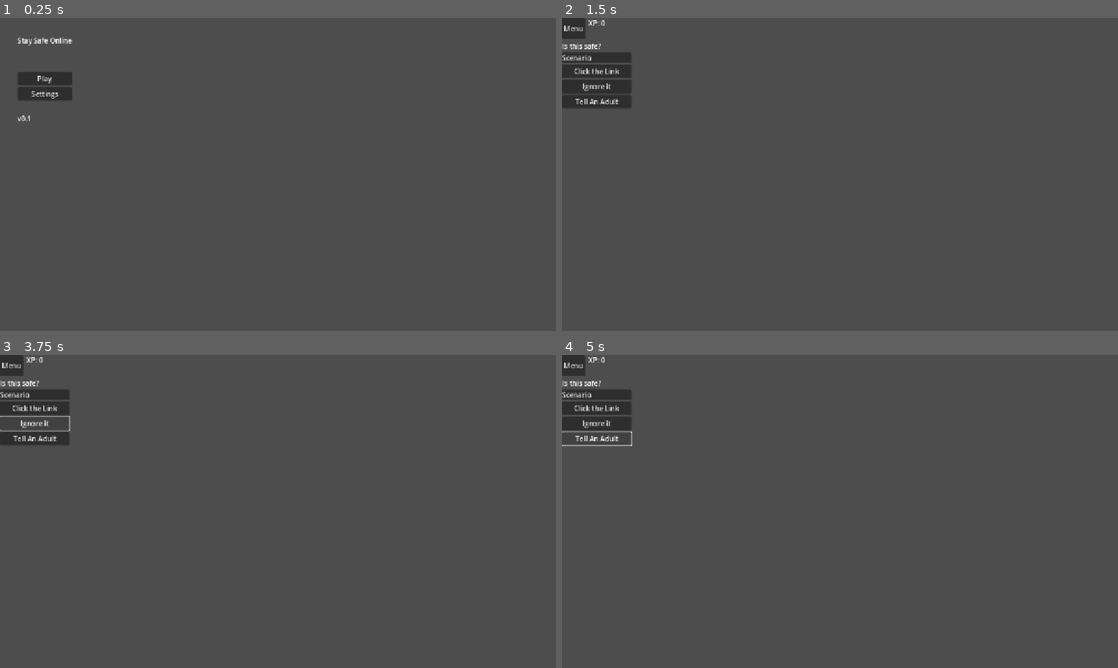
Above: before the commit, frames 1-4 (two rows, left to right).
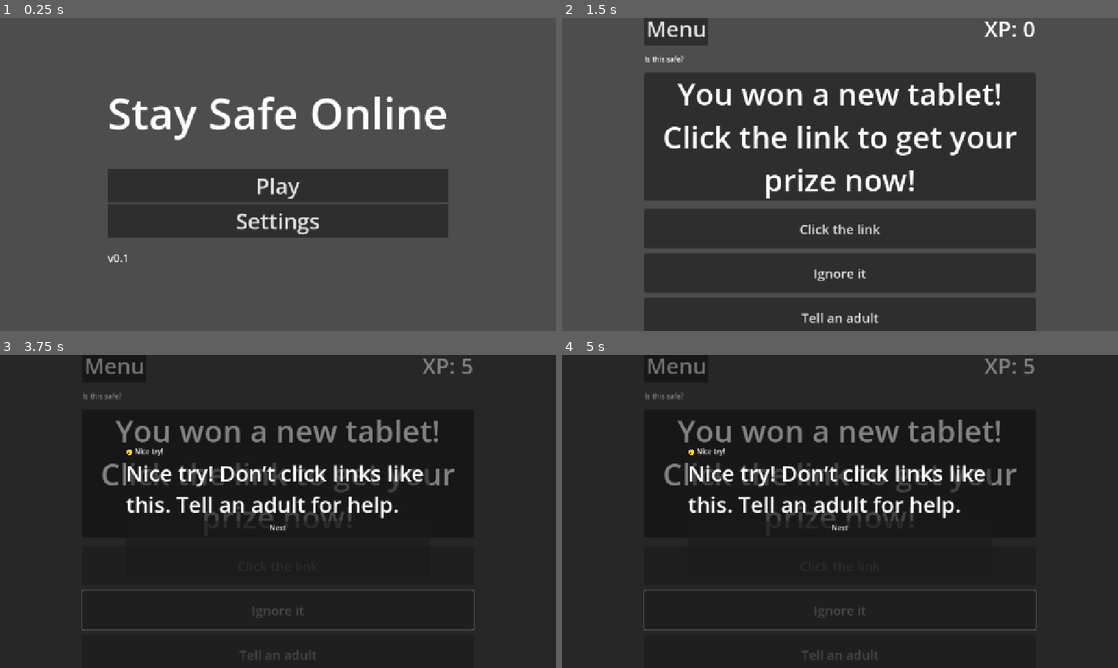
Above: after the commit, the same moments.

Repository: stackedStewart/online-safety-gamified-prototype
Game: Godot game, scene res://scenes/main.tscn
Two runs of this game, one before a commit and one after it. Both use one fixed random seed, a clock stepped at 60 frames per second and the inputs below.
Inputs (mouse positions are in pixels of both pictures, inside the frame that each line leads up to):
- Up to frame 1 (0.25 s): no input
- Up to frame 2 (1.5 s): click "Settings" at 0.5 s; click "Play" at 1.25 s
- Up to frame 3 (3.75 s): click "Menu" at 2 s; click "Play" at 2.75 s; click "Ignore it" at 3.5 s
- Up to frame 4 (5 s): click (595, 439) at 4.25 s, where only the run before the commit has a clickable "Tell An Adult"

The runs differ from the first frame. In frame 1, 16% of the frame differs, in the area x 3-81%, y 6-78%; in frame 2, 56%; in frame 3, 96%; in frame 4, 96%, in the area x 0-100%, y 0-100%.

Commit message:
Day 3: Implemented answer buttons and input handling, created feedback panel and next button

Diff:
--- /dev/null
+++ b/data/scenarios/scenarios.json
@@ -0,0 +1,68 @@
+{
+  "scenarios": [
+	{
+	  "id": "prize_tablet",
+	  "prompt": "You won a new tablet! Click the link to get your prize now!",
+	  "options": ["Click the link", "Ignore it", "Tell an adult"],
+	  "correct_index": 2,
+	  "feedback_correct": "Great job! This message is not safe. Tell an adult if you win a prize you didn’t enter.",
+	  "feedback_wrong": "Nice try! Don’t click links like this. Tell an adult for help."
+	},
+	{
+	  "id": "unknown_friend",
+	  "prompt": "Someone you don’t know says: ‘Hi! Want to be my friend?’",
+	  "options": ["Say hello back", "Ignore it", "Tell an adult"],
+	  "correct_index": 2,
+	  "feedback_correct": "Well done! Tell an adult if someone you don’t know messages you.",
+	  "feedback_wrong": "Nice try! It’s safer to tell an adult if you don’t know the person."
+	},
+	{
+	  "id": "free_coins",
+	  "prompt": "Get FREE game coins! Click here to get lots of rewards!",
+	  "options": ["Click the link", "Ignore it", "Tell an adult"],
+	  "correct_index": 2,
+	  "feedback_correct": "Good choice! Free rewards messages can be tricks. Tell an adult first.",
+	  "feedback_wrong": "Nice try! Free rewards can be a trick. Tell an adult first."
+	},
+	{
+	  "id": "name_age",
+	  "prompt": "What is your name and how old are you? Type it here to play the game.",
+	  "options": ["Type my name", "Ignore it", "Tell an adult"],
+	  "correct_index": 2,
+	  "feedback_correct": "Great job! Don’t share personal info online. Tell an adult if you’re asked.",
+	  "feedback_wrong": "Nice try! Don’t share personal info. Tell an adult if you’re asked."
+	},
+	{
+	  "id": "pretend_teacher",
+	  "prompt": "Hi, I am your teacher. Click this link to see your homework.",
+	  "options": ["Click the link", "Ignore it", "Tell an adult"],
+	  "correct_index": 2,
+	  "feedback_correct": "Well done! Some messages pretend to be someone you know. Check with an adult first.",
+	  "feedback_wrong": "Nice try! It could be fake. Check with an adult first."
+	},
+	{
+	  "id": "virus_warning",
+	  "prompt": "Warning! Your tablet has a virus! Click here now to fix it!",
+	  "options": ["Click the link", "Ignore it", "Tell an adult"],
+	  "correct_index": 2,
+	  "feedback_correct": "Great choice! Scary warnings can be tricks. Tell an adult to help.",
+	  "feedback_wrong": "Nice try! Don’t click scary warnings. Tell an adult to help."
+	},
+	{
+	  "id": "free_stickers",
+	  "prompt": "Click here to get free stickers sent to your house!",
+	  "options": ["Click the link", "Ignore it", "Tell an adult"],
+	  "correct_index": 2,
+	  "feedback_correct": "Good job! Never share your address. Tell an adult to stay safe.",
+	  "feedback_wrong": "Nice try! Never share your address. Tell an adult to stay safe."
+	},
+	{
+	  "id": "where_you_live",
+	  "prompt": "I’m a new kid. Can you tell me where you live?",
+	  "options": ["Tell them", "Ignore it", "Tell an adult"],
+	  "correct_index": 2,
+	  "feedback_correct": "Excellent! Never tell strangers where you live. Tell a trusted adult.",
+	  "feedback_wrong": "Nice try! Never tell strangers where you live. Tell a trusted adult."
+	}
+  ]
+}
--- a/scenes/challenge_shell.gd
+++ b/scenes/challenge_shell.gd
@@ -1,20 +1,126 @@
 extends Control
 
-@onready var back_button = $Margin/Layout/TopBar/BackButton
-@onready var finish_button = $Margin/Layout/Options/OptionAButton  # temporary for testing
-@onready var feedback_overlay = $FeedbackOverlay
+const SCENARIO_PATH := "res://data/scenarios/scenarios.json"
 
-func _ready():
+var scenarios: Array = []
+var current_index: int = 0
+var awaiting_next: bool = false
+
+# --- Page / main UI (now under PageContainer) ---
+@onready var back_button: Button = $PageContainer/Margin/Layout/TopBar/BackButton
+@onready var xp_label: Label = $PageContainer/Margin/Layout/TopBar/XPLabel
+
+@onready var scenario_label: Label = $PageContainer/Margin/Layout/ScenarioCard/ScenarioMargin/ScenarioLabel
+@onready var option_a: Button = $PageContainer/Margin/Layout/Options/OptionAButton
+@onready var option_b: Button = $PageContainer/Margin/Layout/Options/OptionBButton
+@onready var option_c: Button = $PageContainer/Margin/Layout/Options/OptionCButton
+
+# --- Feedback overlay (unchanged) ---
+@onready var overlay: Control = $FeedbackOverlay
+@onready var feedback_title: Label = $FeedbackOverlay/CenterContainer/FeedbackPanel/FeedbackMargin/FeedbackLayout/FeedbackTitle
+@onready var feedback_text: Label = $FeedbackOverlay/CenterContainer/FeedbackPanel/FeedbackMargin/FeedbackLayout/FeedbackText
+@onready var next_button: Button = $FeedbackOverlay/CenterContainer/FeedbackPanel/FeedbackMargin/FeedbackLayout/NextButton
+
+func _ready() -> void:
+	overlay.visible = false
+
 	back_button.pressed.connect(_on_back_pressed)
+	option_a.pressed.connect(func(): _on_option_pressed(0))
+	option_b.pressed.connect(func(): _on_option_pressed(1))
+	option_c.pressed.connect(func(): _on_option_pressed(2))
+	next_button.pressed.connect(_on_next_pressed)
 
-	# TEMP: use first option as a fake "finish" button for now
-	finish_button.pressed.connect(_on_finish_pressed)
+	_load_scenarios()
+	current_index = GameState.current_question_index
+	_show_current()
 
-	feedback_overlay.visible = false
-
-func _on_back_pressed():
+func _on_back_pressed() -> void:
 	get_tree().change_scene_to_file("res://scenes/menu.tscn")
 
-func _on_finish_pressed():
-	# For now, jump straight to results
-	get_tree().change_scene_to_file("res://scenes/results.tscn")
+func _load_scenarios() -> void:
+	var file := FileAccess.open(SCENARIO_PATH, FileAccess.READ)
+	if file == null:
+		push_error("Could not open scenarios file: %s" % SCENARIO_PATH)
+		return
+
+	var text := file.get_as_text()
+	file.close()
+
+	var json := JSON.new()
+	var result := json.parse(text)
+	if result != OK:
+		push_error("JSON parse error at line %d: %s" % [json.get_error_line(), json.get_error_message()])
+		return
+
+	var root = json.data
+	if typeof(root) != TYPE_DICTIONARY or not root.has("scenarios"):
+		push_error("Invalid scenarios JSON format: expected {\"scenarios\": [...]}")
+		return
+
+	scenarios = root["scenarios"]
+
+func _show_current() -> void:
+	if scenarios.is_empty():
+		scenario_label.text = "No scenarios loaded."
+		option_a.disabled = true
+		option_b.disabled = true
+		option_c.disabled = true
+		return
+
+	current_index = clamp(current_index, 0, scenarios.size() - 1)
+	GameState.current_question_index = current_index
+
+	var s: Dictionary = scenarios[current_index]
+
+	scenario_label.text = str(s.get("prompt", ""))
+	var opts: Array = s.get("options", [])
+	option_a.text = str(opts[0]) if opts.size() > 0 else "Option A"
+	option_b.text = str(opts[1]) if opts.size() > 1 else "Option B"
+	option_c.text = str(opts[2]) if opts.size() > 2 else "Option C"
+
+	option_a.disabled = false
+	option_b.disabled = false
+	option_c.disabled = false
+	awaiting_next = false
+
+	_update_xp()
+
+func _update_xp() -> void:
+	xp_label.text = "XP: %d" % GameState.xp
+
+func _on_option_pressed(chosen_index: int) -> void:
+	if awaiting_next:
+		return
+
+	var s: Dictionary = scenarios[current_index]
+	var correct_index: int = int(s.get("correct_index", 0))
+	var is_correct := chosen_index == correct_index
+
+	var correct_msg := str(s.get("feedback_correct", "Well done!"))
+	var wrong_msg := str(s.get("feedback_wrong", "Nice try!"))
+	var feedback := correct_msg if is_correct else wrong_msg
+
+	GameState.apply_answer(is_correct, feedback)
+
+	feedback_title.text = "⭐ Great job!" if is_correct else "🙂 Nice try!"
+	feedback_text.text = feedback
+	overlay.visible = true
+
+	option_a.disabled = true
+	option_b.disabled = true
+	option_c.disabled = true
+	awaiting_next = true
+
+	_update_xp()
+
+func _on_next_pressed() -> void:
+	overlay.visible = false
+
+	current_index += 1
+	GameState.current_question_index = current_index
+
+	if current_index >= scenarios.size():
+		get_tree().change_scene_to_file("res://scenes/results.tscn")
+		return
+
+	_show_current()
--- a/scenes/challenge_shell.tscn
+++ b/scenes/challenge_shell.tscn
@@ -11,62 +11,85 @@
 grow_vertical = 2
 script = ExtResource("1_ueh3a")
 
-[node name="Margin" type="MarginContainer" parent="."]
-layout_mode = 0
-offset_right = 40.0
-offset_bottom = 40.0
+[node name="PageContainer" type="CenterContainer" parent="."]
+layout_mode = 1
+anchors_preset = 15
+anchor_right = 1.0
+anchor_bottom = 1.0
+grow_horizontal = 2
+grow_vertical = 2
 
-[node name="Layout" type="VBoxContainer" parent="Margin"]
+[node name="Margin" type="MarginContainer" parent="PageContainer"]
+custom_minimum_size = Vector2(900, 0)
 layout_mode = 2
 
-[node name="TopBar" type="HBoxContainer" parent="Margin/Layout"]
+[node name="Layout" type="VBoxContainer" parent="PageContainer/Margin"]
 layout_mode = 2
+theme_override_constants/separation = 20
 
-[node name="BackButton" type="Button" parent="Margin/Layout/TopBar"]
+[node name="TopBar" type="HBoxContainer" parent="PageContainer/Margin/Layout"]
 layout_mode = 2
+theme_override_constants/separation = 20
+
+[node name="BackButton" type="Button" parent="PageContainer/Margin/Layout/TopBar"]
+layout_mode = 2
+theme_override_font_sizes/font_size = 50
 text = "Menu"
 
-[node name="TopBarSpacer" type="Control" parent="Margin/Layout/TopBar"]
+[node name="TopBarSpacer" type="Control" parent="PageContainer/Margin/Layout/TopBar"]
 layout_mode = 2
+size_flags_horizontal = 3
 
-[node name="XPLabel" type="Label" parent="Margin/Layout/TopBar"]
+[node name="XPLabel" type="Label" parent="PageContainer/Margin/Layout/TopBar"]
 layout_mode = 2
+theme_override_font_sizes/font_size = 50
 text = "XP: 0
 "
 
-[node name="TitleLabel" type="Label" parent="Margin/Layout"]
+[node name="TitleLabel" type="Label" parent="PageContainer/Margin/Layout"]
 layout_mode = 2
 text = "Is this safe?"
 
-[node name="ScenarioCard" type="PanelContainer" parent="Margin/Layout"]
+[node name="ScenarioCard" type="PanelContainer" parent="PageContainer/Margin/Layout"]
+layout_mode = 2
+size_flags_vertical = 3
+
+[node name="ScenarioMargin" type="MarginContainer" parent="PageContainer/Margin/Layout/ScenarioCard"]
 layout_mode = 2
 
-[node name="ScenarioMargin" type="MarginContainer" parent="Margin/Layout/ScenarioCard"]
+[node name="ScenarioLabel" type="Label" parent="PageContainer/Margin/Layout/ScenarioCard/ScenarioMargin"]
+custom_minimum_size = Vector2(160, 160)
 layout_mode = 2
-
-[node name="ScenarioLabel" type="Label" parent="Margin/Layout/ScenarioCard/ScenarioMargin"]
-custom_minimum_size = Vector2(160, 0)
-layout_mode = 2
+size_flags_vertical = 1
+theme_override_constants/line_spacing = 3
+theme_override_font_sizes/font_size = 70
 text = "Scenario"
+horizontal_alignment = 1
 autowrap_mode = 2
 
-[node name="Options" type="VBoxContainer" parent="Margin/Layout"]
+[node name="Options" type="VBoxContainer" parent="PageContainer/Margin/Layout"]
 layout_mode = 2
+theme_override_constants/separation = 12
 
-[node name="OptionAButton" type="Button" parent="Margin/Layout/Options"]
+[node name="OptionAButton" type="Button" parent="PageContainer/Margin/Layout/Options"]
+custom_minimum_size = Vector2(0, 90)
 layout_mode = 2
+theme_override_font_sizes/font_size = 30
 text = "Click the Link"
 
-[node name="OptionBButton" type="Button" parent="Margin/Layout/Options"]
+[node name="OptionBButton" type="Button" parent="PageContainer/Margin/Layout/Options"]
+custom_minimum_size = Vector2(0, 90)
 layout_mode = 2
+theme_override_font_sizes/font_size = 30
 text = "Ignore it"
 
-[node name="OptionCButton" type="Button" parent="Margin/Layout/Options"]
+[node name="OptionCButton" type="Button" parent="PageContainer/Margin/Layout/Options"]
+custom_minimum_size = Vector2(0, 90)
 layout_mode = 2
+theme_override_font_sizes/font_size = 30
 text = "Tell An Adult"
 
 [node name="FeedbackOverlay" type="Control" parent="."]
-visible = false
 z_index = 10
 layout_mode = 1
 anchors_preset = 15
@@ -74,6 +97,15 @@
 anchor_bottom = 1.0
 grow_horizontal = 2
 grow_vertical = 2
+
+[node name="Dimmer" type="ColorRect" parent="FeedbackOverlay"]
+layout_mode = 1
+anchors_preset = 15
+anchor_right = 1.0
+anchor_bottom = 1.0
+grow_horizontal = 2
+grow_vertical = 2
+color = Color(0, 0, 0, 0.49019608)
 
 [node name="CenterContainer" type="CenterContainer" parent="FeedbackOverlay"]
 layout_mode = 1
@@ -84,7 +116,7 @@
 grow_vertical = 2
 
 [node name="FeedbackPanel" type="PanelContainer" parent="FeedbackOverlay/CenterContainer"]
-custom_minimum_size = Vector2(600, 320)
+custom_minimum_size = Vector2(700, 300)
 layout_mode = 2
 
 [node name="FeedbackMargin" type="MarginContainer" parent="FeedbackOverlay/CenterContainer/FeedbackPanel"]
@@ -97,7 +129,12 @@
 layout_mode = 2
 
 [node name="FeedbackText" type="Label" parent="FeedbackOverlay/CenterContainer/FeedbackPanel/FeedbackMargin/FeedbackLayout"]
+custom_minimum_size = Vector2(0, 90)
 layout_mode = 2
+theme_override_font_sizes/font_size = 50
+autowrap_mode = 2
 
 [node name="NextButton" type="Button" parent="FeedbackOverlay/CenterContainer/FeedbackPanel/FeedbackMargin/FeedbackLayout"]
 layout_mode = 2
+text = "Next
+"
--- a/scenes/menu.gd
+++ b/scenes/menu.gd
@@ -1,8 +1,8 @@
 extends Control
 
 func _ready():
-	print("GameState loaded. XP =", GameState.xp)
-	$Margin/Layout/Buttons/PlayButton.pressed.connect(_on_play_pressed)
+	print("GameState loaded. XP = ", GameState.xp)
+	$CenterContainer/Margin/Layout/Buttons/PlayButton.pressed.connect(_on_play_pressed)
 
 
 func _on_play_pressed():
--- a/scenes/menu.tscn
+++ b/scenes/menu.tscn
@@ -11,51 +11,62 @@
 grow_vertical = 2
 script = ExtResource("1_yqeox")
 
-[node name="Margin" type="MarginContainer" parent="."]
-layout_mode = 0
-offset_right = 40.0
-offset_bottom = 40.0
+[node name="CenterContainer" type="CenterContainer" parent="."]
+custom_minimum_size = Vector2(900, 0)
+layout_mode = 1
+anchors_preset = 15
+anchor_right = 1.0
+anchor_bottom = 1.0
+grow_horizontal = 2
+grow_vertical = 2
+
+[node name="Margin" type="MarginContainer" parent="CenterContainer"]
+layout_mode = 2
 theme_override_constants/margin_left = 40
 theme_override_constants/margin_top = 40
 theme_override_constants/margin_right = 40
 theme_override_constants/margin_bottom = 40
 
-[node name="Layout" type="VBoxContainer" parent="Margin"]
+[node name="Layout" type="VBoxContainer" parent="CenterContainer/Margin"]
 layout_mode = 2
 theme_override_constants/separation = 30
 
-[node name="Header" type="VBoxContainer" parent="Margin/Layout"]
+[node name="Header" type="VBoxContainer" parent="CenterContainer/Margin/Layout"]
 layout_mode = 2
 
-[node name="TitleLabel" type="Label" parent="Margin/Layout/Header"]
+[node name="TitleLabel" type="Label" parent="CenterContainer/Margin/Layout/Header"]
 layout_mode = 2
+theme_override_font_sizes/font_size = 100
 text = "Stay Safe Online"
 horizontal_alignment = 1
 
-[node name="SubtitleLabel" type="Label" parent="Margin/Layout/Header"]
+[node name="SubtitleLabel" type="Label" parent="CenterContainer/Margin/Layout/Header"]
 layout_mode = 2
 
-[node name="SpaceTop" type="Control" parent="Margin/Layout/Header"]
+[node name="SpaceTop" type="Control" parent="CenterContainer/Margin/Layout/Header"]
 layout_mode = 2
 
-[node name="Buttons" type="VBoxContainer" parent="Margin/Layout"]
+[node name="Buttons" type="VBoxContainer" parent="CenterContainer/Margin/Layout"]
 custom_minimum_size = Vector2(100, 0)
 layout_mode = 2
 
-[node name="PlayButton" type="Button" parent="Margin/Layout/Buttons"]
+[node name="PlayButton" type="Button" parent="CenterContainer/Margin/Layout/Buttons"]
 layout_mode = 2
+theme_override_font_sizes/font_size = 50
 text = "Play"
 
-[node name="SettingsButton" type="Button" parent="Margin/Layout/Buttons"]
+[node name="SettingsButton" type="Button" parent="CenterContainer/Margin/Layout/Buttons"]
 layout_mode = 2
+theme_override_font_sizes/font_size = 50
 text = "Settings"
 
-[node name="Footer" type="HBoxContainer" parent="Margin/Layout"]
+[node name="Footer" type="HBoxContainer" parent="CenterContainer/Margin/Layout"]
 layout_mode = 2
 
-[node name="VersionLabel" type="Label" parent="Margin/Layout/Footer"]
+[node name="VersionLabel" type="Label" parent="CenterContainer/Margin/Layout/Footer"]
 layout_mode = 2
+theme_override_font_sizes/font_size = 25
 text = "v0.1"
 
-[node name="Stretch" type="Control" parent="Margin/Layout/Footer"]
+[node name="Stretch" type="Control" parent="CenterContainer/Margin/Layout/Footer"]
 layout_mode = 2
--- a/scenes/results.gd
+++ b/scenes/results.gd
@@ -1,11 +1,21 @@
 extends Control
 
-func _ready():
-	$Margin/Layout/Buttons/NextChallengeButton.pressed.connect(_on_next_pressed)
-	$Margin/Layout/Buttons/BackToMenuButton.pressed.connect(_on_back_pressed)
+@onready var xp_label: Label = $Margin/Layout/SummaryCard/SummaryMargin/SummaryLayout/XPLabel
+@onready var badge_label: Label = $Margin/Layout/SummaryCard/SummaryMargin/SummaryLayout/BadgeLabel
+@onready var reminder_label: Label = $Margin/Layout/SummaryCard/SummaryMargin/SummaryLayout/ReminderLabel
 
-func _on_next_pressed():
+func _ready() -> void:
+	xp_label.text = "XP earned: %d" % GameState.xp
+	badge_label.text = "Correct answers: %d / %d" % [GameState.correct_count, GameState.total_answered]
+	reminder_label.text = "Remember: If you're not sure, tell a trusted adult."
+
+	$Margin/Layout/Buttons/NextChallengeButton.pressed.connect(_on_next)
+	$Margin/Layout/Buttons/BackToMenuButton.pressed.connect(_on_menu)
+
+func _on_next() -> void:
+	# Replay from start for now
+	GameState.reset_run()
 	get_tree().change_scene_to_file("res://scenes/challenge_shell.tscn")
 
-func _on_back_pressed():
+func _on_menu() -> void:
 	get_tree().change_scene_to_file("res://scenes/menu.tscn")
--- a/scenes/results.tscn
+++ b/scenes/results.tscn
@@ -4,15 +4,20 @@
 
 [node name="Results" type="Control"]
 layout_mode = 3
-anchors_preset = 0
-offset_right = 40.0
-offset_bottom = 40.0
+anchors_preset = 15
+anchor_right = 1.0
+anchor_bottom = 1.0
+grow_horizontal = 2
+grow_vertical = 2
 script = ExtResource("1_qh7lt")
 
 [node name="Margin" type="MarginContainer" parent="."]
-layout_mode = 0
-offset_right = 40.0
-offset_bottom = 40.0
+layout_mode = 1
+anchors_preset = 15
+anchor_right = 1.0
+anchor_bottom = 1.0
+grow_horizontal = 2
+grow_vertical = 2
 
 [node name="Layout" type="VBoxContainer" parent="Margin"]
 layout_mode = 2
